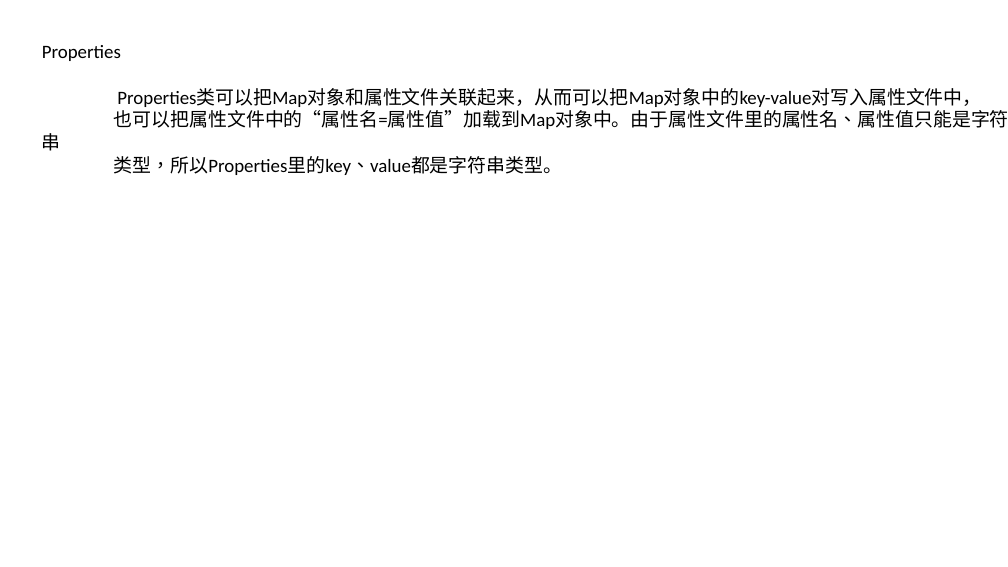
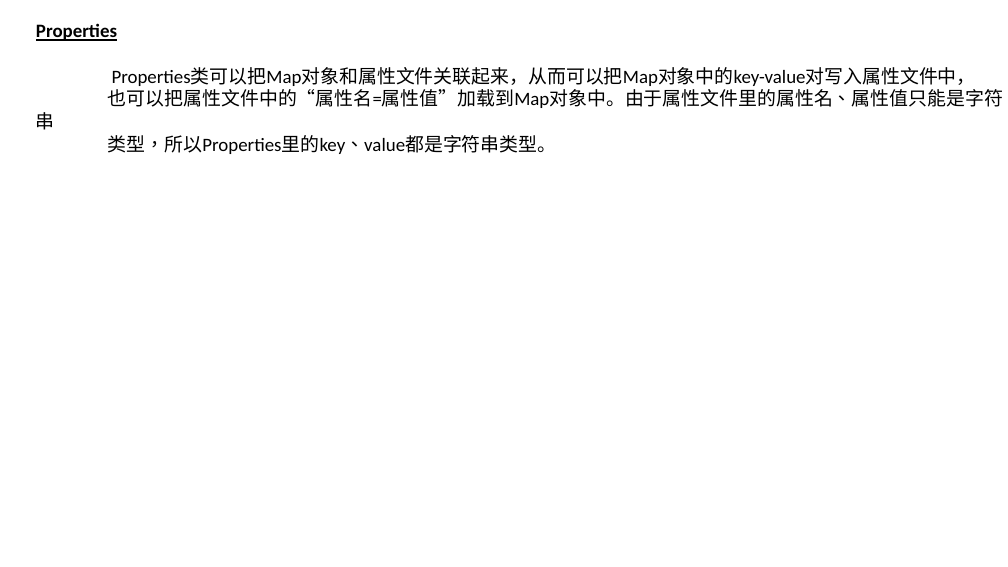
Before and after one commit to luchaojun/ChaojunStudy, a slide deck: slide 4 of JavaStudy/JavaStudyNote/Collection-Map/Java_Map.pptx. Drawn at 1008x567 pixels with LibreOffice and Linux fonts; fonts in the diff are those of the drawing. Boxes give left, top, right and bottom in pixels: in the first picture for what was removed or moved away, otherwise in the second. Text is boxed around its words. In the diff, an @@ line names an element or a change of style, - is before the commit and + after.

```diff
--- a/JavaStudy/JavaStudyNote/Collection-Map/Java_Map.pptx
+++ b/JavaStudy/JavaStudyNote/Collection-Map/Java_Map.pptx
@@ text "Properties": place and size @@
-text "Properties" at <box>42,45,1008,175</box>
+text "Properties" at <box>36,23,1003,154</box>
@@ text at <box>36,23,117,41</box>: bold on, underline on in "Properties" @@
```
Also in this commit, not shown: 1 slide added.
